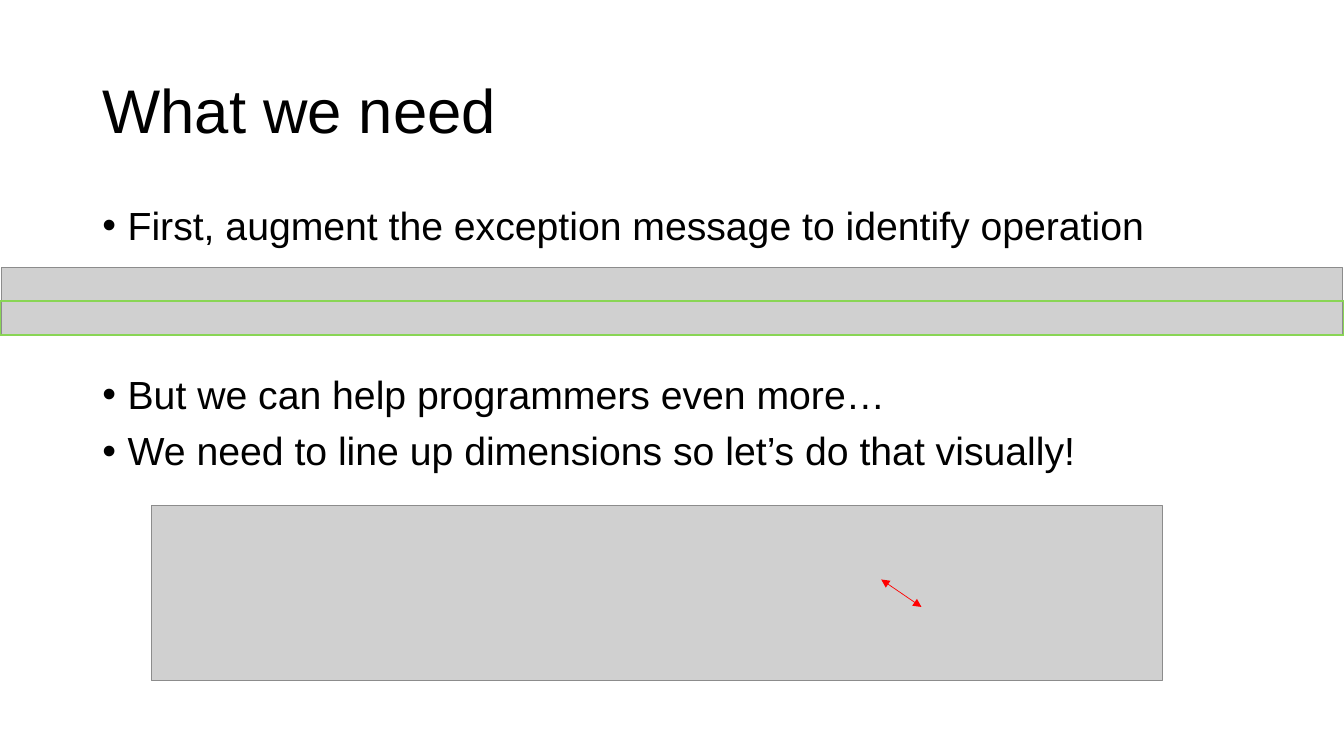
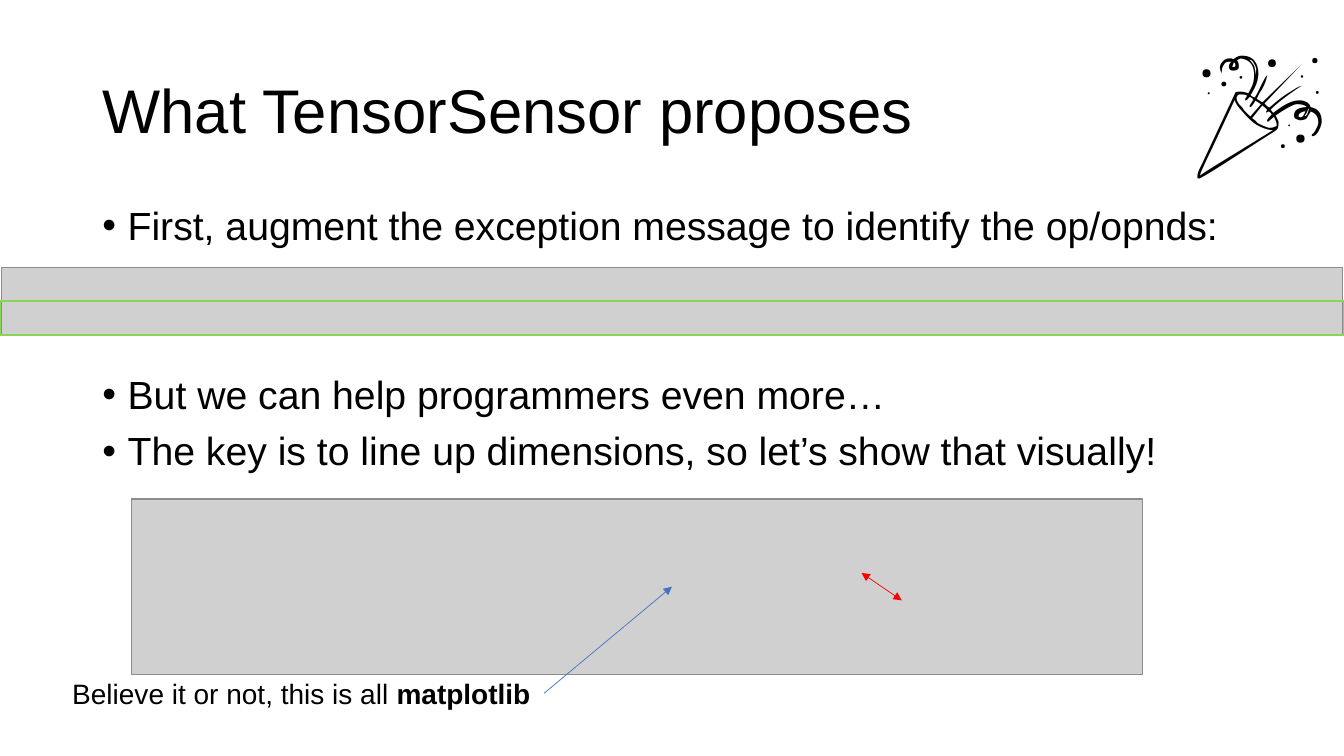
Before and after one commit to parrt/tensor-sensor, a slide deck: slide 5 of talks/tensor-sensor.pptx (slide 6 before the commit). Drawn at 1344x756 pixels with LibreOffice and Linux fonts; fonts in the diff are those of the drawing; grey boxes stand for pictures; background and template pictures are left out. Boxes give left, top, right and bottom in pixels: in the first picture for what was removed or moved away, otherwise in the second. Text is boxed around its words. In the diff, an @@ line names an element or a change of style, - is before the commit and + after.

```diff
--- a/talks/tensor-sensor.pptx
+++ b/talks/tensor-sensor.pptx
@@ text added at box(1184, 16, 1344, 190), 96 pt, text #000000 @@
+🎉
@@ title at box(102, 88, 912, 145): text changed @@
-What we need
+What TensorSensor proposes
@@ text at box(128, 211, 1218, 248): text changed @@
-• First, augment the exception message to identify operation
+• First, augment the exception message to identify the op/opnds:
@@ text at box(128, 436, 1156, 473): text changed @@
-• We need to line up dimensions so let’s do that visually!
+• The key is to line up dimensions, so let’s show that visually!
@@ picture: place and size @@
-picture at box(151, 506, 1163, 682)
+picture at box(131, 499, 1142, 675)
@@ arrow added from (544, 694) to (673, 587), #4472C4 0.5 pt @@
@@ double arrow moved from (881, 580) - (922, 607) to (862, 573) - (902, 601) @@
@@ text added at box(72, 683, 531, 709), 20 pt, text #000000 @@
+Believe it or not, this is all matplotlib
```
Also in this commit, not shown: 12 other slides changed, 3 slides added, 11 slides removed, 3 other files.
